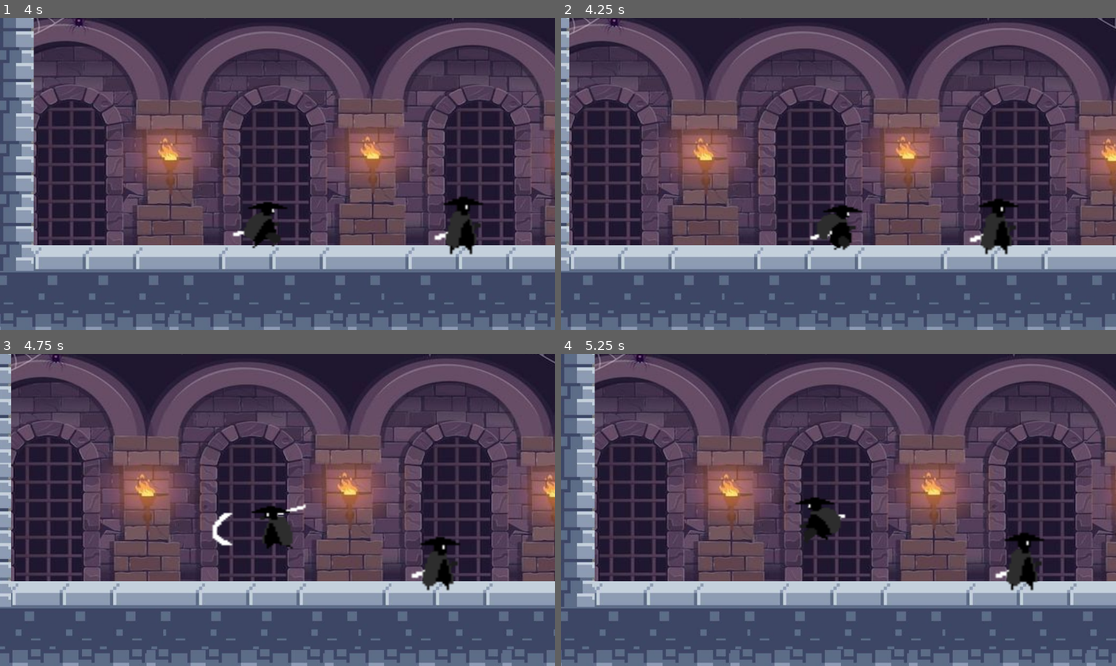
Above: before the commit, frames 1-4 (two rows, left to right).
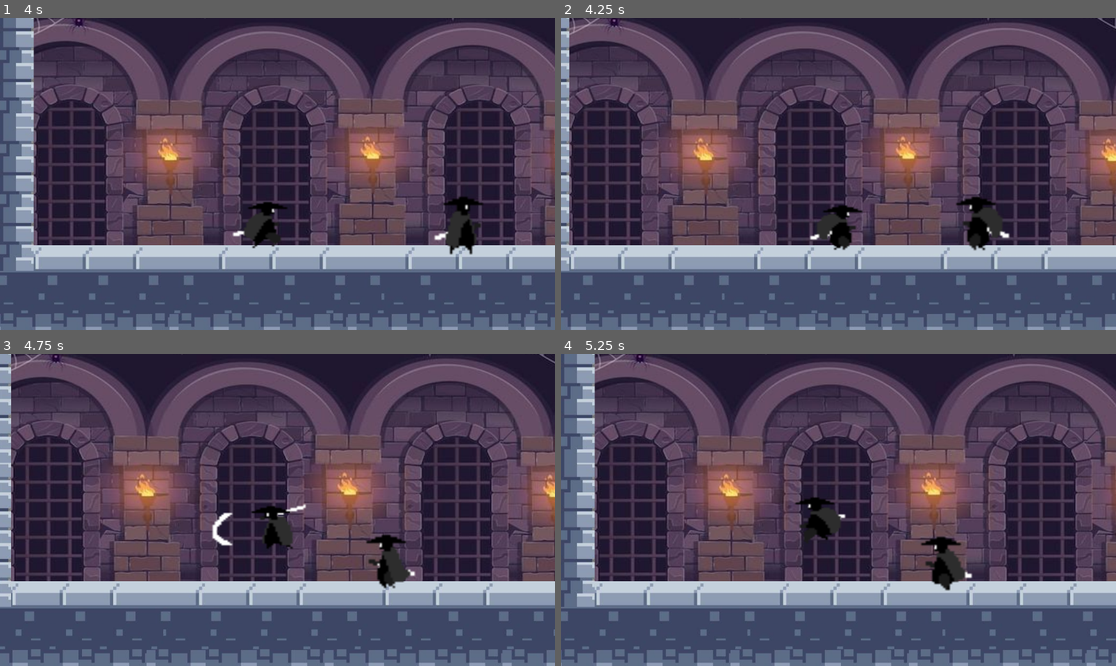
Above: after the commit, the same moments.

Repository: skyler-simpson/senior_design
Game: Godot game, scene res://node_2d.tscn
Two runs of this game, one before a commit and one after it. Both use one fixed random seed, a clock stepped at 60 frames per second and the inputs below.
Inputs (mouse positions are in pixels of both pictures, inside the frame that each line leads up to):
- Up to frame 1 (4 s): tap Enter (ui_accept) at 0.5, 0.77, 1.52, 3.02, 3.77 s; move the mouse to (249, 236) at 0.52 s; hold A (move_right) 0.53-2.03 s; click (249, 236) at 0.6 s; move the mouse to (444, 220) at 1.27 s; right-click (444, 220) at 1.35 s; move the mouse to (111, 127) at 2.02 s; hold D (move_left) from 2.03 s (still down); click (111, 127) at 2.1 s; move the mouse to (305, 174) at 2.77 s; right-click (305, 174) at 2.85 s; move the mouse to (194, 96) at 3.52 s; click (194, 96) at 3.6 s
- Up to frame 2 (4.25 s): keep holding D (move_left)
- Up to frame 3 (4.75 s): move the mouse to (399, 494) at 4.27 s; release D (move_left) at 4.28 s; hold A (move_right) from 4.28 s (still down); right-click (399, 494) at 4.35 s; tap Enter (ui_accept) at 4.52 s
- Up to frame 4 (5.25 s): keep holding A (move_right); move the mouse to (727, 525) at 5.02 s; click (727, 525) at 5.1 s

Frame 1 is identical in both runs. In frame 2, 1.0% of the frame differs, in the area x 71-83%, y 57-76%; in frame 3, 1.2%; in frame 4, 1.4%, in the area x 64-87%, y 57-76%.

Commit message:
Pushing whatever local changes I have cached

Diff:
--- a/src/Game Code/senior-design-project/Scenes/enemy.tscn
+++ b/src/Game Code/senior-design-project/Scenes/enemy.tscn
@@ -287,7 +287,7 @@
 size = Vector2(81, 104.625)
 
 [sub_resource type="CircleShape2D" id="CircleShape2D_1f0kj"]
-radius = 21.302113
+radius = 33.60059
 
 [sub_resource type="CircleShape2D" id="CircleShape2D_iatxd"]
 radius = 71.02816
Not shown, added: src/Game Code/senior-design-project/export_presets.cfg
